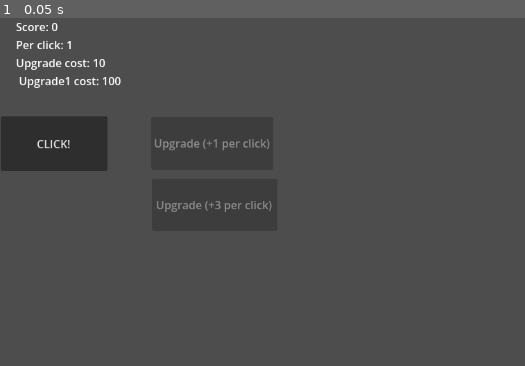
Above: before the commit, frame 1.
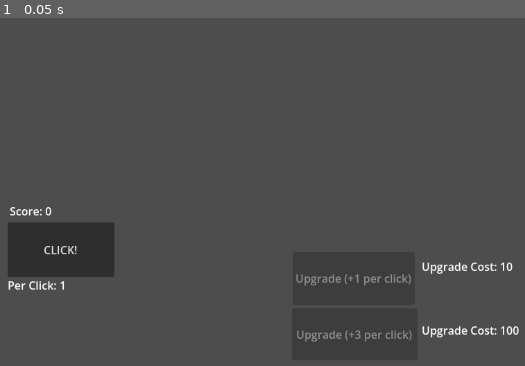
Above: after the commit, the same moment.

Repository: emersonschn/NEWT
Game: Godot game, scene res://Main.tscn
Same seed, same stepped clock (60 frames per second), same inputs: the game is played once before the commit and once after it.
Inputs:
- Up to frame 1 (0.05 s): no input

The runs differ from the first frame. In frame 1, 8.2% of the frame differs, in the area x 0-99%, y 1-94%.

Commit message:
Alpha 0.12
bruh

Diff:
--- a/Main.gd
+++ b/Main.gd
@@ -1,6 +1,9 @@
 extends Control
 
 @onready var score_label: Label = $ScoreLabel
+@onready var PerClickLabel: Label = $PerClickLabel
+@onready var UpgradeCostLabel: Label = $UpgradeCostLabel
+@onready var UpgradeCostLabel1: Label = $UpgradeCostLabel1
 @onready var click_button: Button = $ClickButton
 @onready var upgrade_button: Button = $UpgradeButton
 @onready var upgrade_button1: Button = $UpgradeButton1
@@ -36,6 +39,9 @@
 		update_ui()
 
 func update_ui() -> void:
-	score_label.text = "Score: %d\nPer click: %d\nUpgrade cost: %d\n Upgrade1 cost: %d" % [score, points_per_click, upgrade_cost, upgrade_cost1]
+	score_label.text = "Score: %d" % [score]
+	PerClickLabel.text = "Per Click: %d" %[points_per_click]
+	UpgradeCostLabel.text = "Upgrade Cost: %d" % [upgrade_cost]
+	UpgradeCostLabel1.text = "Upgrade Cost: %d" % [upgrade_cost1]
 	upgrade_button.disabled = score < upgrade_cost
 	upgrade_button1.disabled = score < upgrade_cost1
--- a/Main.tscn
+++ b/Main.tscn
@@ -13,32 +13,60 @@
 
 [node name="ScoreLabel" type="Label" parent="." unique_id=216497560]
 layout_mode = 0
-offset_left = 23.0
-offset_top = 1.0
-offset_right = 164.0
-offset_bottom = 52.0
+offset_left = 14.0
+offset_top = 267.0
+offset_right = 155.0
+offset_bottom = 318.0
 text = "Score : 0"
 
 [node name="ClickButton" type="Button" parent="." unique_id=629059334]
 layout_mode = 0
-offset_left = 1.0
-offset_top = 142.0
-offset_right = 155.0
-offset_bottom = 221.0
+offset_left = 11.0
+offset_top = 295.0
+offset_right = 165.0
+offset_bottom = 374.0
 text = "CLICK!"
 
 [node name="UpgradeButton" type="Button" parent="." unique_id=921550882]
 layout_mode = 0
-offset_left = 218.0
-offset_top = 143.0
-offset_right = 368.0
-offset_bottom = 219.0
+offset_left = 422.0
+offset_top = 338.0
+offset_right = 598.0
+offset_bottom = 414.0
 text = "Upgrade (+1 per click)"
 
 [node name="UpgradeButton1" type="Button" parent="." unique_id=2131917735]
 layout_mode = 0
-offset_left = 219.0
-offset_top = 232.0
-offset_right = 400.0
-offset_bottom = 307.0
+offset_left = 421.0
+offset_top = 419.0
+offset_right = 602.0
+offset_bottom = 494.0
 text = "Upgrade (+3 per click)"
+
+[node name="PerClickLabel" type="Label" parent="." unique_id=1622453654]
+layout_mode = 0
+offset_left = 11.0
+offset_top = 374.0
+offset_right = 157.0
+offset_bottom = 419.0
+text = "Per click: "
+
+[node name="UpgradeCostLabel" type="Label" parent="." unique_id=587303076]
+layout_mode = 1
+anchors_preset = -1
+anchor_right = 0.017
+offset_left = 608.0
+offset_top = 347.0
+offset_right = 734.416
+offset_bottom = 399.0
+text = "Upgrade Cost: "
+
+[node name="UpgradeCostLabel1" type="Label" parent="." unique_id=573725851]
+layout_mode = 1
+anchors_preset = -1
+anchor_right = 0.017
+offset_left = 608.0
+offset_top = 439.0
+offset_right = 734.416
+offset_bottom = 488.0
+text = "Upgrade Cost: "
